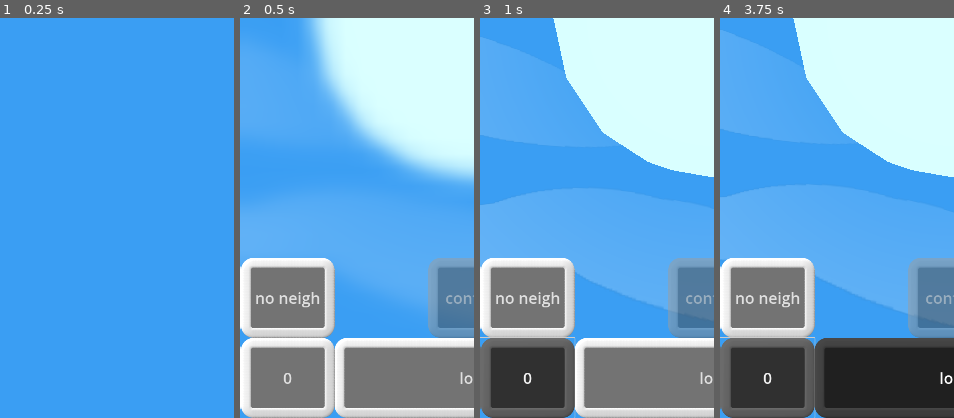
Above: before the commit, frames 1-4 (left to right).
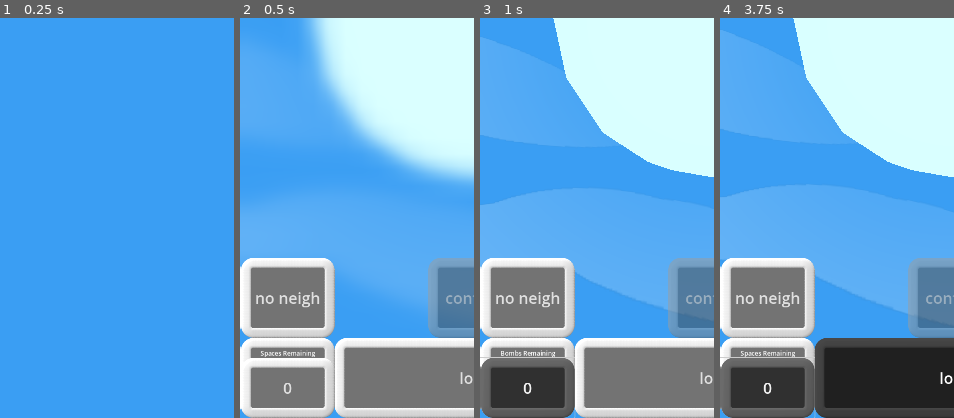
Above: after the commit, the same moments.

Repository: WalynC/sphereSweeperGodot
Game: Godot game, scene res://mainScenes/game.tscn
The game is run twice, just before and just after one commit, with the same random seed, the same clock (stepped at 60 frames per second) and the same inputs. Sound files missing from this copy of the repository are replaced by a short silence.
Inputs:
- Up to frame 1 (0.25 s): no input
- Up to frame 2 (0.5 s): no input
- Up to frame 3 (1 s): click "0" at 0.5 s
- Up to frame 4 (3.75 s): click "lock" at 1.25 s; click "0:00" at 2 s; click "0" at 2.75 s; click "0" at 3.5 s
The pictures show only the part of the screen within x 0-50%, y 50-100%; the shares and areas given below are measured in that part.

Frame 1 is identical in both runs. In frame 2, 1.1% of the frame differs, in the area x 0-39%, y 83-99%; in frame 3, 3.0%, in the area x 0-42%, y 79-100%; in frame 4, 3.0%.

Commit message:
Adds label to bomb counter

Diff:
--- a/scripts/GameUI.gd
+++ b/scripts/GameUI.gd
@@ -8,6 +8,7 @@
 @export var flagButton : Button
 @export var gm : GameManager
 @export var controls : Controls
+@export var bombLabel : Label
 
 @export var pauseScreen : Control
 @export var tutorial : Control
@@ -89,3 +90,4 @@
 func toggle_mine_display():
 	VisualTheme.instance.buttonPress.play()
 	useMines = !useMines
+	bombLabel.text = "Bombs Remaining" if useMines else "Spaces Remaining"
--- a/uiScenes/game_ui.tscn
+++ b/uiScenes/game_ui.tscn
@@ -24,7 +24,7 @@
 "glow": SubResource("Animation_j3iip")
 }
 
-[node name="game_ui" type="Control" node_paths=PackedStringArray("timerButton", "neighborButton", "mineButton", "confirmButton", "flagButton")]
+[node name="game_ui" type="Control" node_paths=PackedStringArray("timerButton", "neighborButton", "mineButton", "confirmButton", "flagButton", "bombLabel")]
 layout_mode = 3
 anchors_preset = 15
 anchor_right = 1.0
@@ -40,9 +40,10 @@
 script = ExtResource("1_3xq2l")
 timerButton = NodePath("Timer")
 neighborButton = NodePath("NeighborButton")
-mineButton = NodePath("MineCounter")
+mineButton = NodePath("BombCounter")
 confirmButton = NodePath("ConfirmButton")
 flagButton = NodePath("LockButton")
+bombLabel = NodePath("BombCounterPanel/Label")
 
 [node name="NeighborButton" type="Button" parent="."]
 layout_mode = 1
@@ -81,10 +82,28 @@
 text = "confirm"
 metadata/_edit_use_anchors_ = true
 
-[node name="MineCounter" type="Button" parent="."]
+[node name="BombCounterPanel" type="Panel" parent="."]
 layout_mode = 1
 anchors_preset = -1
 anchor_top = 0.9
+anchor_right = 0.2
+anchor_bottom = 1.0
+
+[node name="Label" type="Label" parent="BombCounterPanel"]
+layout_mode = 1
+anchors_preset = -1
+anchor_right = 1.0
+anchor_bottom = 0.25
+grow_horizontal = 2
+grow_vertical = 2
+text = "Spaces Remaining"
+horizontal_alignment = 1
+vertical_alignment = 2
+
+[node name="BombCounter" type="Button" parent="."]
+layout_mode = 1
+anchors_preset = -1
+anchor_top = 0.925
 anchor_right = 0.2
 anchor_bottom = 1.0
 button_mask = 3
@@ -107,7 +126,7 @@
 "": SubResource("AnimationLibrary_amicg")
 }
 
-[node name="Panel" type="Panel" parent="."]
+[node name="TimerPanel" type="Panel" parent="."]
 layout_mode = 1
 anchors_preset = -1
 anchor_left = 0.8
@@ -115,7 +134,7 @@
 anchor_right = 1.0
 anchor_bottom = 1.0
 
-[node name="Label" type="Label" parent="Panel"]
+[node name="Label" type="Label" parent="TimerPanel"]
 layout_mode = 1
 anchors_preset = -1
 anchor_right = 1.0
@@ -139,6 +158,6 @@
 [connection signal="pressed" from="NeighborButton" to="." method="toggle_neighborSelect"]
 [connection signal="pressed" from="Pause" to="." method="pause"]
 [connection signal="pressed" from="ConfirmButton" to="." method="confirm"]
-[connection signal="pressed" from="MineCounter" to="." method="toggle_mine_display"]
+[connection signal="pressed" from="BombCounter" to="." method="toggle_mine_display"]
 [connection signal="toggled" from="LockButton" to="." method="SetFlag"]
 [connection signal="pressed" from="Timer" to="." method="toggle_time_display"]
